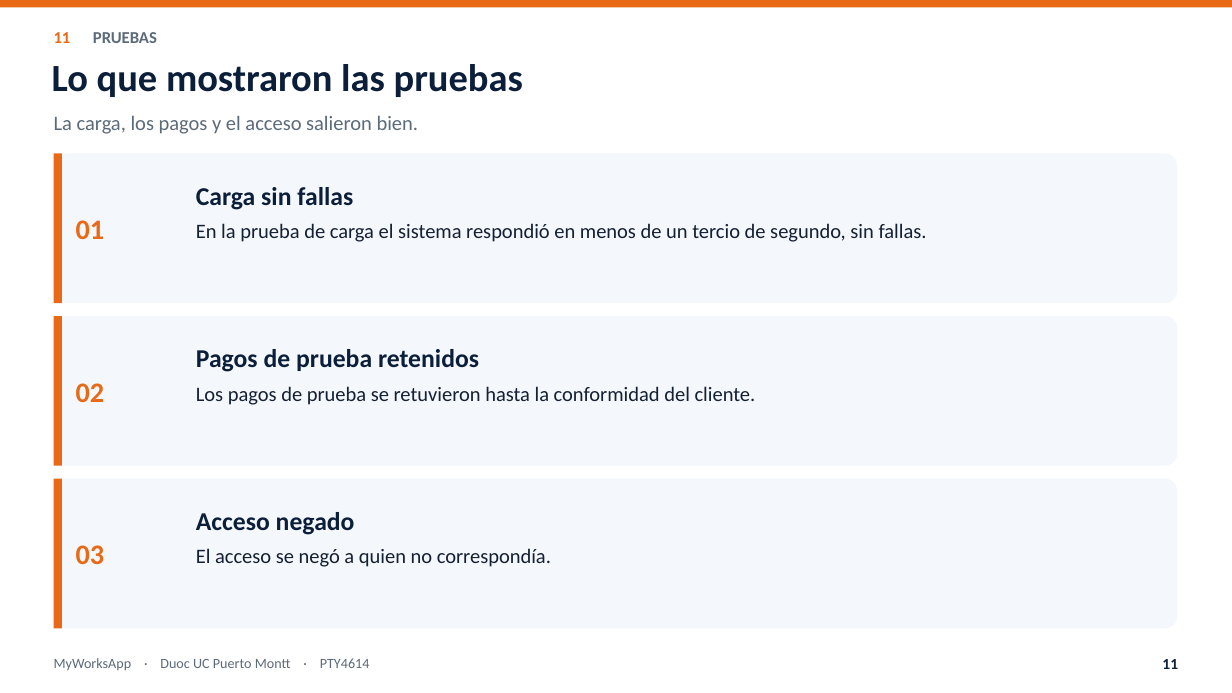
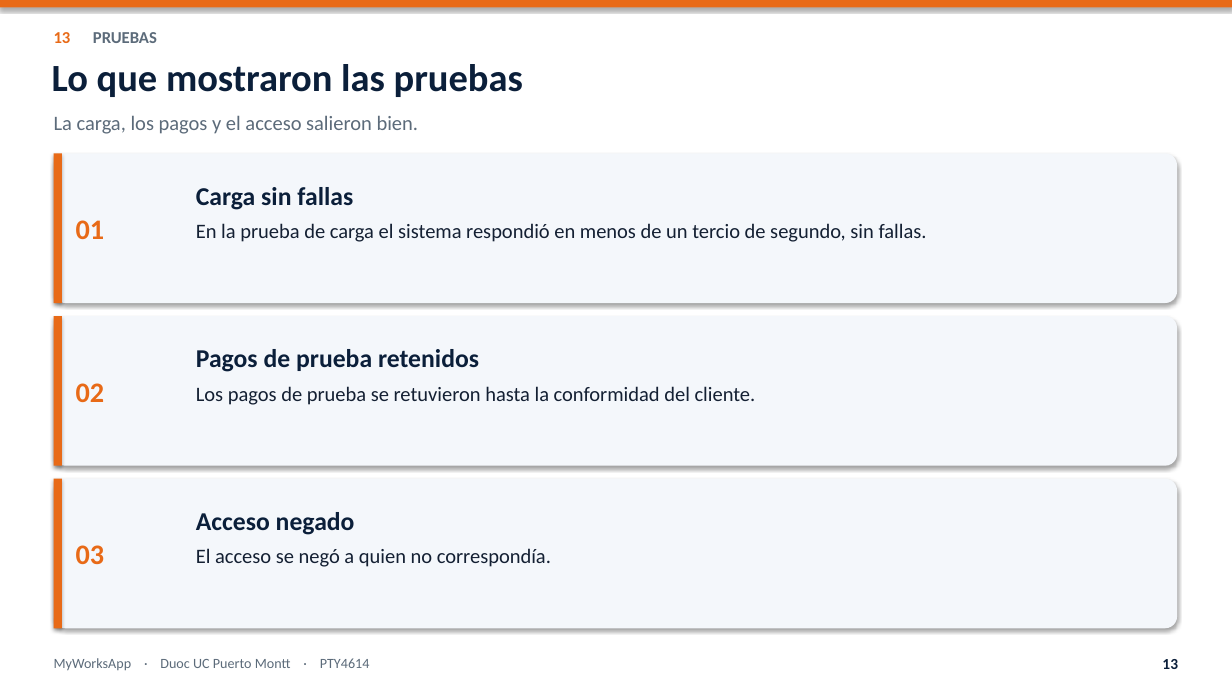
Before and after one commit to nicoussj/Proyecto-Titulo-MyWorksApp, a slide deck: slide 13 of Fase 2/Presentacion_final_MyWorksApp.pptx (slide 11 before the commit). Drawn at 1232x693 pixels with LibreOffice and Linux fonts; fonts in the diff are those of the drawing. Boxes give left, top, right and bottom in pixels: in the first picture for what was removed or moved away, otherwise in the second. Text is boxed around its words. In the diff, an @@ line names an element or a change of style, - is before the commit and + after.

```diff
--- a/Fase 2/Presentacion_final_MyWorksApp.pptx
+++ b/Fase 2/Presentacion_final_MyWorksApp.pptx
@@ text at [54,32,157,43]: text changed @@
-11 PRUEBAS
+13 PRUEBAS
@@ shadow on in 7 elements at [0,0,1232,7], [54,153,1177,303], [54,153,62,303], [54,316,1177,466], [54,316,62,466], [54,479,1177,628], [54,479,62,628] @@
@@ text at [1162,659,1178,669]: text changed @@
-11
+13
```
Also in this commit, not shown: 10 other slides changed, 4 slides added, 2 slides removed, 3 other files.
